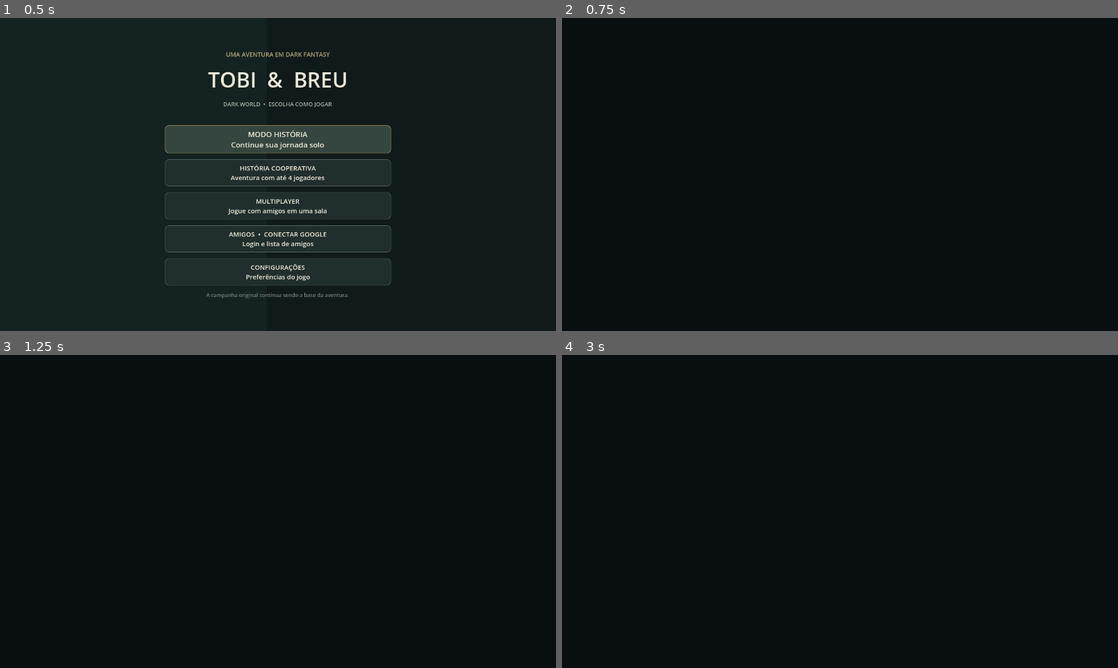
Above: before the commit, frames 1-4 (two rows, left to right).
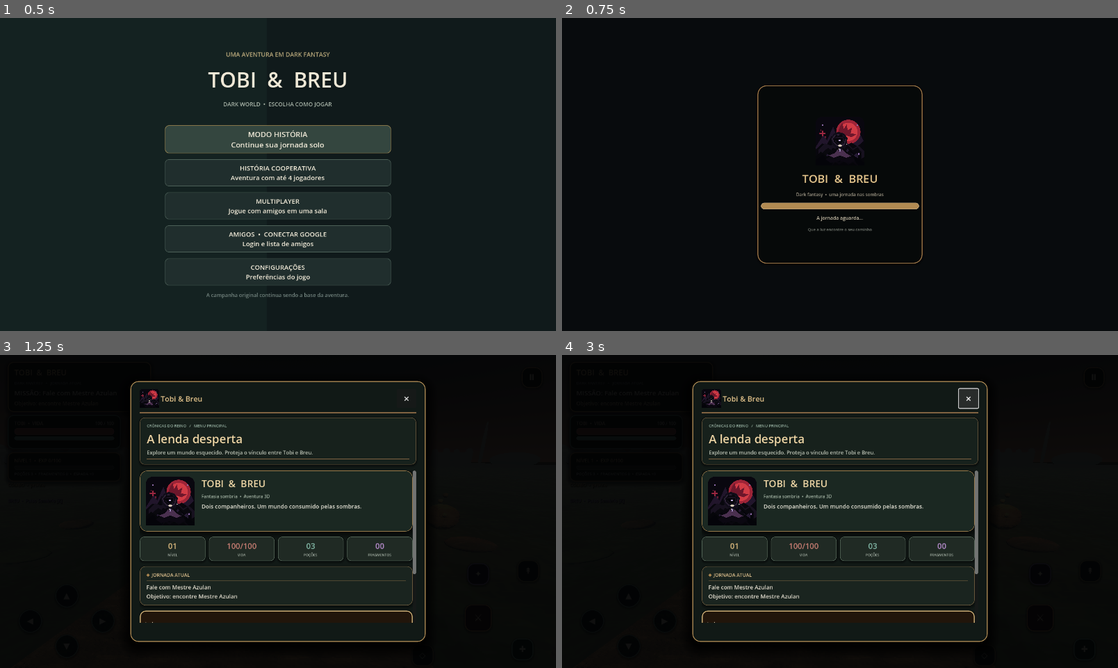
Above: after the commit, the same moments.

Repository: REALMLIFE-design/dark-fantasia-tobi-e-breu-
Game: Godot game, scene res://scenes/menu.tscn
Same seed, same stepped clock (60 frames per second), same inputs: the game is played once before the commit and once after it.
Inputs (mouse positions are in pixels of both pictures, inside the frame that each line leads up to):
- Up to frame 1 (0.5 s): no input
- Up to frame 2 (0.75 s): click "MODO HISTÓRIA Continue sua jo…" at 0.5 s
- Up to frame 3 (1.25 s): no input
- Up to frame 4 (3 s): click (840, 624) at 1.25 s, where only the run after the commit has a clickable "✦ Jogar ›"; click (840, 624) at 2 s, where only the run after the commit has a clickable "✦ Jogar ›"; click (967, 398) at 2.75 s, where only the run after the commit has a clickable "×"

Frame 1 is identical in both runs. In frame 2, 1.8% of the frame differs, in the area x 35-65%, y 21-79%; in frame 3, 16%; in frame 4, 16%, in the area x 23-77%, y 8-92%.
Error before the commit: Parse Error: Could not preload resource script "res://scripts/enemy.gd". (res://scripts/world.gd:4)

Commit message:
fix: remove duplicate enemy hit flash declaration

Diff:
--- a/scripts/enemy.gd
+++ b/scripts/enemy.gd
@@ -16,7 +16,6 @@
 var move_speed := 2.25
 var attack_damage := 9
 var attack_range := 1.65
-var hit_flash := 0.0
 var hit_flash_materials: Array[StandardMaterial3D] = []
 var hit_flash_base_colors: Array[Color] = []
 var hit_recoil := 0.0
